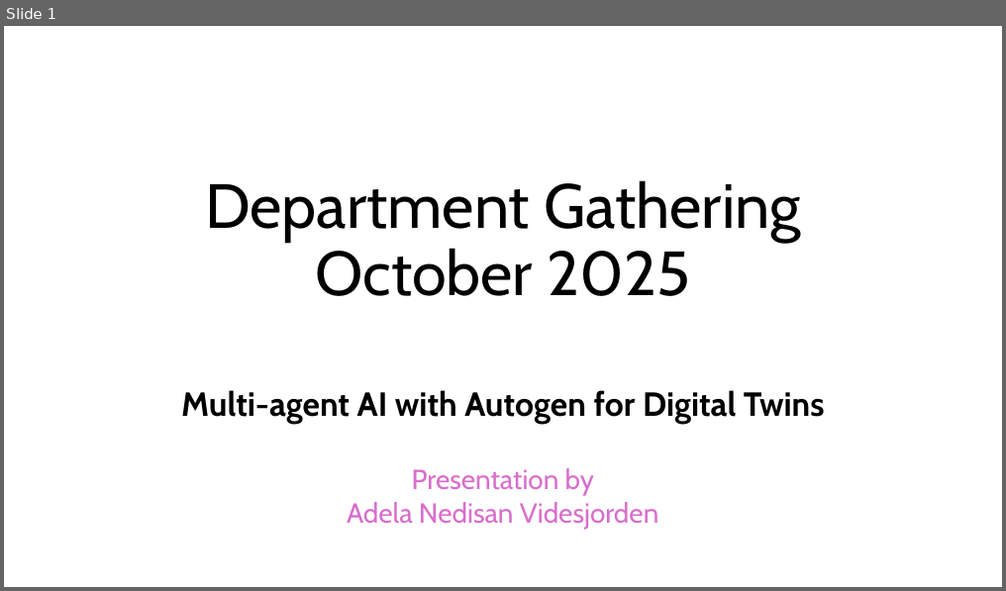
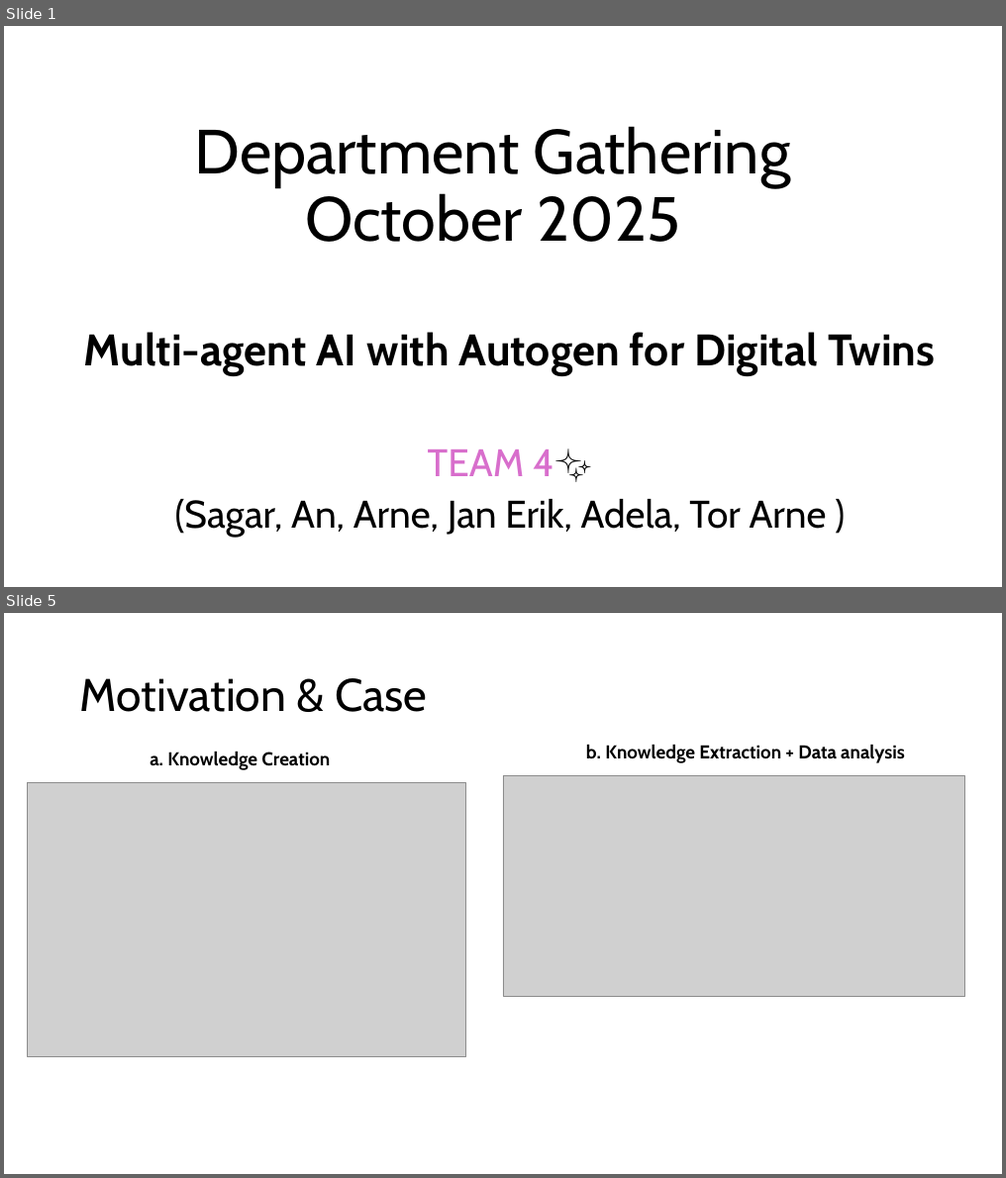
Before and after one commit to adelanv/DepartmentGathering-2025, a slide deck: Multi-agent4DT.pptx. Shown one above the other, each under a label of ours: slide 1 before the commit, slides 1 and 5 after it; the slides between them are not shown. The pictures are 1006x591 and 1006x1178 pixels, drawn with LibreOffice and Linux fonts; fonts in the diff are those of the drawing; grey boxes stand for pictures. Boxes give left, top, right and bottom in pixels: in the first picture for what was removed or moved away, otherwise in the second. Text is boxed around its words. In the diff, an @@ line names an element or a change of style, - is before the commit and + after.

```diff
--- a/Multi-agent4DT.pptx
+++ b/Multi-agent4DT.pptx
@@ slide 5 added at box(4, 613, 1002, 1174), background #FFFFFF @@
@@ title added at box(80, 678, 427, 712), 44 pt, text #000000 @@
+Motivation & Case
@@ text added at box(150, 751, 330, 770), 18 pt, text #000000, bold @@
+a. Knowledge Creation
@@ text added at box(586, 744, 905, 763), 18 pt, text #000000, bold @@
+b. Knowledge Extraction + Data analysis
@@ picture added at box(27, 783, 465, 1058) @@
@@ picture added at box(503, 775, 965, 995) @@
@@ slide 1 changed as well @@
@@ title "Department Gathering October 2025": place and size @@
-title "Department Gathering October 2025" at box(205, 180, 801, 296)
+title "Department Gathering October 2025" at box(195, 126, 791, 242)
@@ subtitle "Multi-agent AI with Autogen for ...": place and size @@
-subtitle "Multi-agent AI with Autogen for ..." at box(181, 390, 825, 530)
+subtitle "Multi-agent AI with Autogen for ..." at box(84, 332, 935, 537)
@@ subtitle at box(84, 332, 935, 375): size 32.2 to 42.5 pt in "Multi-agent AI with Autogen for Digital Twins"; line spacing 0.7 to 0.9 @@
@@ subtitle at box(175, 449, 827, 537): text changed; size 26.6 to 37 pt; text colour #D86ECC to #000000 @@
-Presentation by
-Adela Nedisan Videsjorden
+TEAM 4✨
+(Sagar, An, Arne, Jan Erik, Adela, Tor Arne )
```
Also in this commit, not shown: 1 other slide changed, 10 other slides added, 1 slide removed, 1 other file.
